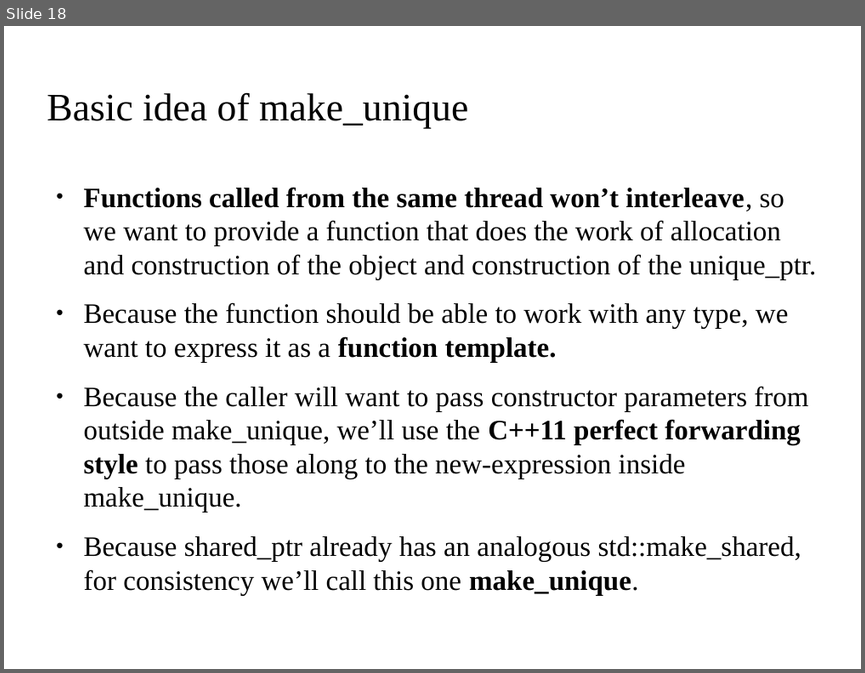
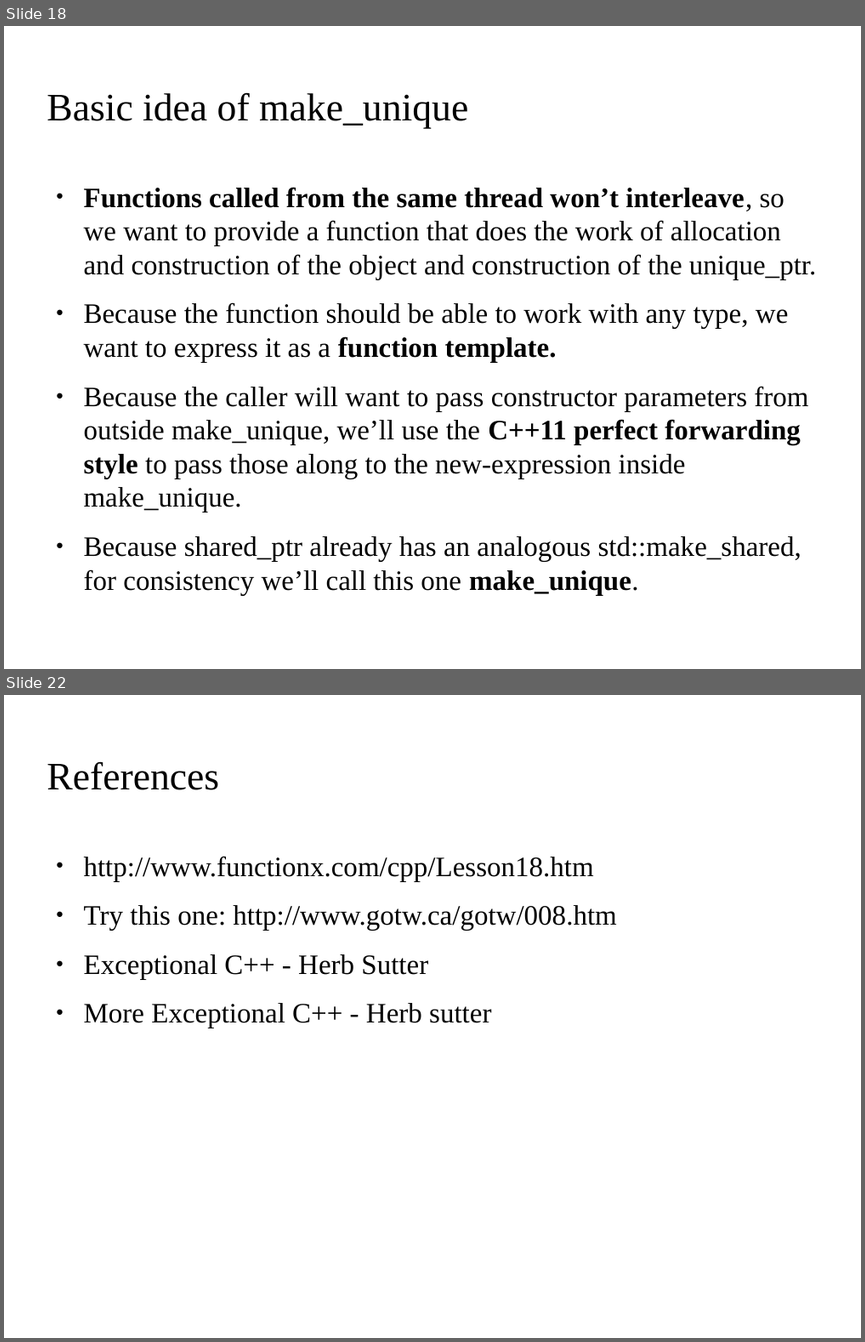
Before and after one commit to kks32/cpp-software-development, a slide deck: Ex10_Exception_Handling_II/Ex10_Exception_Handling_II.odp. Shown one above the other, each under a label of ours: slide 18 before the commit, slides 18 and 22 after it; the slides between them are not shown. The pictures are 865x673 and 865x1342 pixels, drawn with LibreOffice and Linux fonts; fonts in the diff are those of the drawing; background and template pictures are left out. Boxes give left, top, right and bottom in pixels: in the first picture for what was removed or moved away, otherwise in the second. Text is boxed around its words. In the diff, an @@ line names an element or a change of style, - is before the commit and + after.

Commit message:
Exception Handling Part II

```diff
--- a/Ex10_Exception_Handling_II/Ex10_Exception_Handling_II.odp
+++ b/Ex10_Exception_Handling_II/Ex10_Exception_Handling_II.odp
@@ slide 22 added at (4, 695, 861, 1338), background picture (left out) @@
@@ title added at (46, 762, 219, 790), 36 pt, text #000000 @@
+References
@@ text added at (84, 856, 616, 1028), 26 pt, text #000000 @@
+● http://www.functionx.com/cpp/Lesson18.htm
+● Try this one: http://www.gotw.ca/gotw/008.htm
+● Exceptional C++ - Herb Sutter
+● More Exceptional C++ - Herb sutter
```
Also in this commit, not shown: 3 other slides added, 1 other file.
